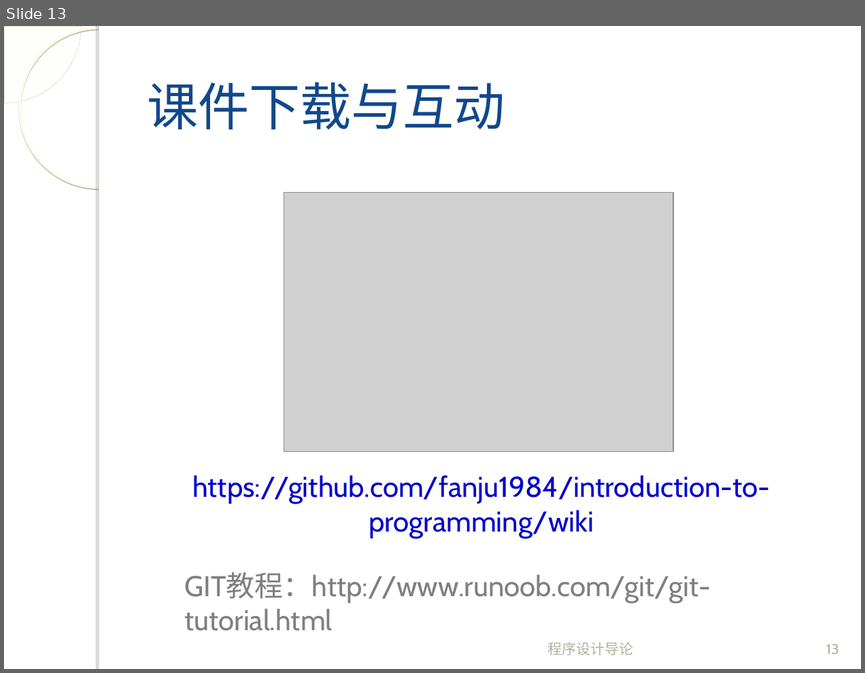
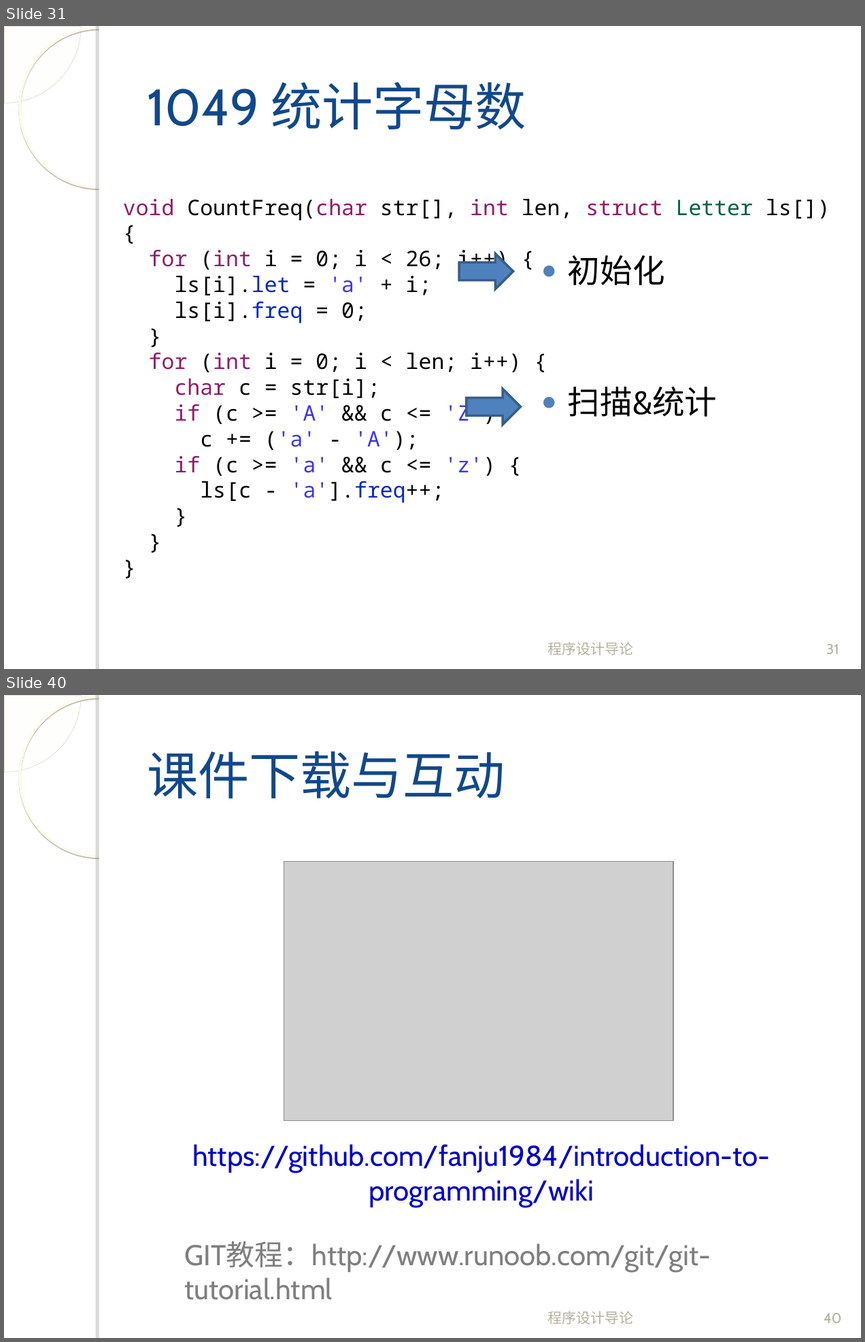
Before and after one commit to fanju1984/introduction-to-programming, a slide deck: introduction-to-programming/slides/2017/Dis02.ppt. Shown one above the other, each under a label of ours: slide 13 before the commit, slides 31 and 40 after it; the slides between them are not shown. The pictures are 865x673 and 865x1342 pixels, drawn with LibreOffice and Linux fonts; fonts in the diff are those of the drawing; grey boxes stand for pictures; background and template pictures are left out. Boxes give left, top, right and bottom in pixels: in the first picture for what was removed or moved away, otherwise in the second. Text is boxed around its words. In the diff, an @@ line names an element or a change of style, - is before the commit and + after.

```diff
--- a/introduction-to-programming/slides/2017/Dis02.ppt
+++ b/introduction-to-programming/slides/2017/Dis02.ppt
@@ slide 31 added at [4, 26, 861, 669], background picture (left out); not listed: 4 template elements that a slide beside it also shows @@
@@ title added at [147, 82, 526, 129], 43 pt, text #11488B @@
+1049 统计字母数
@@ text added at [123, 199, 830, 503], 18 pt, text #000000 @@
+void CountFreq(char str[], int len, struct Letter ls[]) {
+for (int i = 0; i < 26; i++) {
+ls[i].let = 'a' + i;
+ls[i].freq = 0;
+}
+for (int i = 0; i < len; i++) {
+char c = str[i];
+if (c >= 'A' && c <= 'Z')
+c += ('a' - 'A');
+if (c >= 'a' && c <= 'z') {
+ls[c - 'a'].freq++;
+}
+}
+}
@@ right arrow added at [459, 253, 513, 288], fill #4F81BD, outline #385D8A 2.01 pt @@
@@ text added at [568, 255, 665, 285], 27.2 pt, text #000000 @@
+● 初始化
@@ right arrow added at [466, 388, 521, 424], fill #4F81BD, outline #385D8A 2.01 pt @@
@@ text added at [568, 386, 717, 416], 27.2 pt, text #000000 @@
+● 扫描&统计
@@ text added at [548, 641, 634, 655], 12 pt, text #B4B1A0 @@
+程序设计导论
@@ page number added at [826, 643, 839, 654], 12 pt, text #B4B1A0 @@
+31
@@ what was slide 13 is now slide 40 @@
@@ page number at [823, 1312, 842, 1323]: text changed @@
-13
+40
```
Also in this commit, not shown: 1 slide changed, 26 other slides added, 2 other files.
